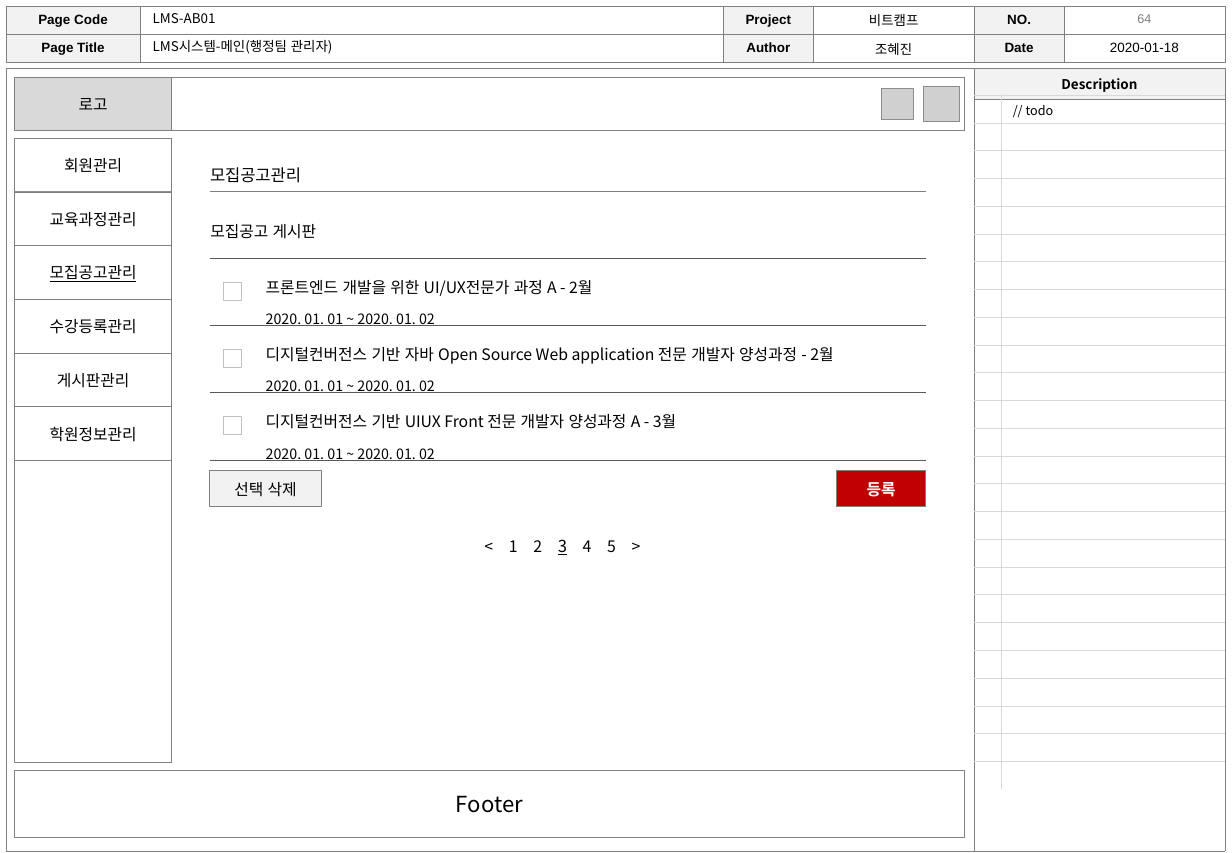
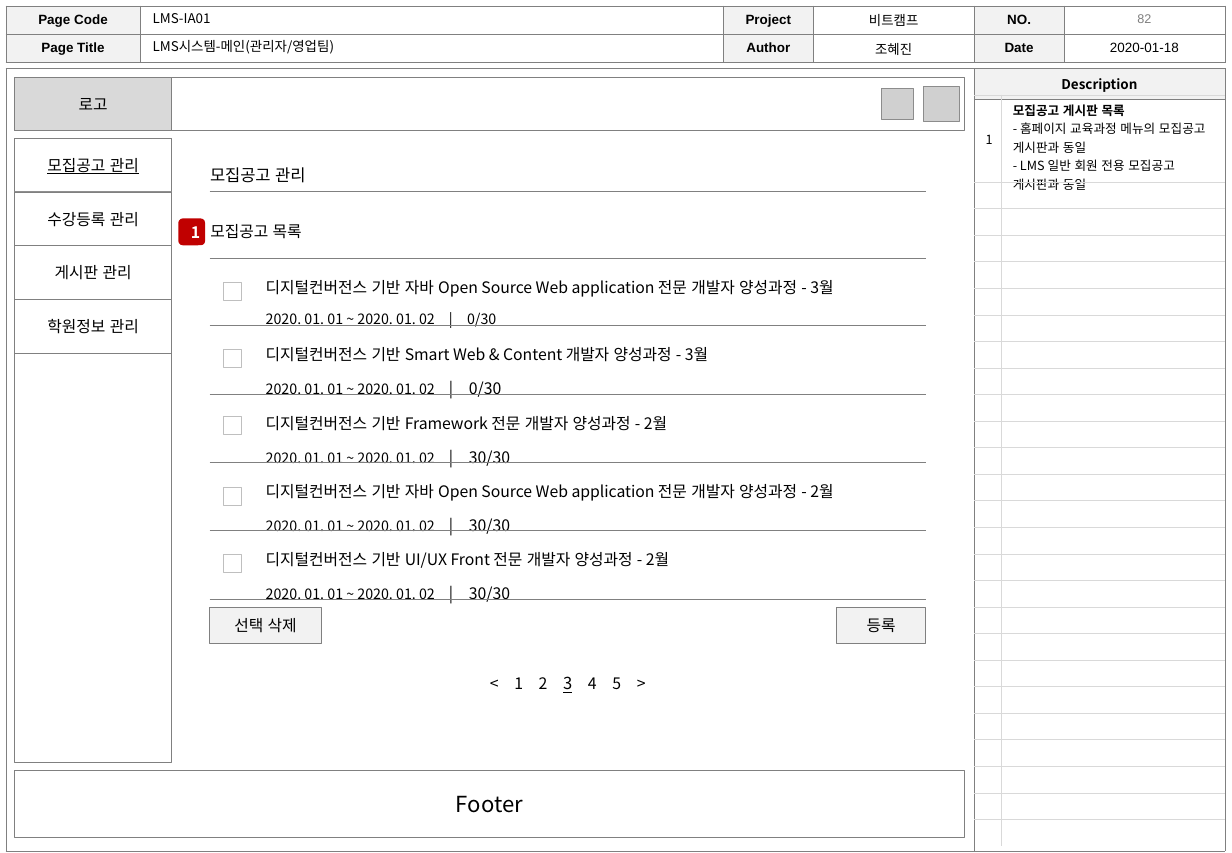
Before and after one commit to h62j8n/bitcamp_lms, a slide deck: slide 82 of storyboard.ver0.5.pptx (slide 64 before the commit). Drawn at 1232x853 pixels with LibreOffice and Linux fonts; fonts in the diff are those of the drawing; grey boxes stand for pictures. Boxes give left, top, right and bottom in pixels: in the first picture for what was removed or moved away, otherwise in the second. Text is boxed around its words. In the diff, an @@ line names an element or a change of style, - is before the commit and + after.

Commit message:
스토리보드, 메뉴설계

```diff
--- a/storyboard.ver0.5.pptx
+++ b/storyboard.ver0.5.pptx
@@ text at [153,13,211,23]: text changed @@
-LMS-AB01
+LMS-IA01
@@ page number at [1137,14,1151,23]: text changed @@
-64
+82
@@ text at [153,40,335,54]: text changed @@
-LMS시스템-메인(행정팀 관리자)
+LMS시스템-메인(관리자/영업팀)
@@ table at [975,96,1226,846] @@
-row 1, column 1: 
+row 1, column 1: 1
-row 1, column 2: // todo
+row 1, column 2: 모집공고 게시판 목록 / - 홈페이지 교육과정 메뉴의 모집공고 게시판과 동일 / - LMS 일반 회원 전용 모집공고 게시판과 동일
+row 26:  | 
@@ rectangle "모집공고 관리": place and size @@
-rectangle "모집공고 관리" at [15,246,172,299]
+rectangle "모집공고 관리" at [15,139,172,192]
@@ rectangle removed at [15,139,172,192] @@
-회원관리
@@ text in rectangle at [47,158,139,174]: spaces changed @@
-모집공고관리
+모집공고 관리
@@ text at [210,167,305,183]: spaces changed @@
-모집공고관리
+모집공고 관리
@@ rectangle "수강등록 관리": place and size @@
-rectangle "수강등록 관리" at [15,299,172,353]
+rectangle "수강등록 관리" at [15,192,172,246]
@@ rectangle removed at [15,192,172,246] @@
-교육과정관리
@@ text in rectangle at [47,212,139,227]: spaces changed @@
-수강등록관리
+수강등록 관리
@@ rounded rectangle added at [179,218,206,246], fill #C00000, 10 pt, text #FFFFFF, bold @@
+1
@@ text at [210,224,302,239]: text changed @@
-모집공고 게시판
+모집공고 목록
@@ rectangle "게시판 관리": place and size @@
-rectangle "게시판 관리" at [15,354,172,407]
+rectangle "게시판 관리" at [15,246,172,299]
@@ text in rectangle at [55,265,132,280]: spaces changed @@
-게시판관리
+게시판 관리
@@ table at [209,258,926,606] @@
-row 1:  | 프론트엔드 개발을 위한 UI/UX전문가 과정 A - 2월 / 2020. 01. 01 ~ 2020. 01. 02
-row 2:  | 디지털컨버전스 기반 자바 Open Source Web application 전문 개발자 양성과정 - 2월 / 2020. 01. 01 ~ 2020. 01. 02
-row 3:  | 디지털컨버전스 기반 UIUX Front 전문 개발자 양성과정 A - 3월 / 2020. 01. 01 ~ 2020. 01. 02
+row 1:  | 디지털컨버전스 기반 자바 Open Source Web application 전문 개발자 양성과정 - 3월 / 2020. 01. 01 ~ 2020. 01. 02 | 0/30
+row 2:  | 디지털컨버전스 기반 Smart Web & Content 개발자 양성과정 - 3월 / 2020. 01. 01 ~ 2020. 01. 02 | 0/30
+row 3:  | 디지털컨버전스 기반 Framework 전문 개발자 양성과정 - 2월 / 2020. 01. 01 ~ 2020. 01. 02 | 30/30
+row 4:  | 디지털컨버전스 기반 자바 Open Source Web application 전문 개발자 양성과정 - 2월 / 2020. 01. 01 ~ 2020. 01. 02 | 30/30
+row 5:  | 디지털컨버전스 기반 UI/UX Front 전문 개발자 양성과정 - 2월 / 2020. 01. 01 ~ 2020. 01. 02 | 30/30
@@ rectangle "학원정보 관리": place and size @@
-rectangle "학원정보 관리" at [15,407,172,461]
+rectangle "학원정보 관리" at [15,299,172,353]
@@ text in rectangle at [47,319,139,334]: spaces changed @@
-학원정보관리
+학원정보 관리
@@ rectangle added at [224,487,242,505], fill #FFFFFF, outline #BFBFBF 0.5 pt @@
@@ rectangle added at [224,555,242,573], fill #FFFFFF, outline #BFBFBF 0.5 pt @@
@@ rectangle "선택 삭제": place and size @@
-rectangle "선택 삭제" at [209,471,321,506]
+rectangle "선택 삭제" at [209,607,321,643]
@@ rectangle "등록": place and size @@
-rectangle "등록" at [836,471,926,506]
+rectangle "등록" at [836,607,926,643]
@@ rectangle "등록" at [836,607,926,643]: text colour #FFFFFF to #000000, bold off; fill #C00000 to #F2F2F2 @@
@@ text "< 1 2 3 4 ...": place and size @@
-text "< 1 2 3 4 ..." at [509,539,616,555]
+text "< 1 2 3 4 ..." at [514,676,621,693]
```
Also in this commit, not shown: 62 other slides changed, 30 slides added, 7 slides removed, 2 other files.
